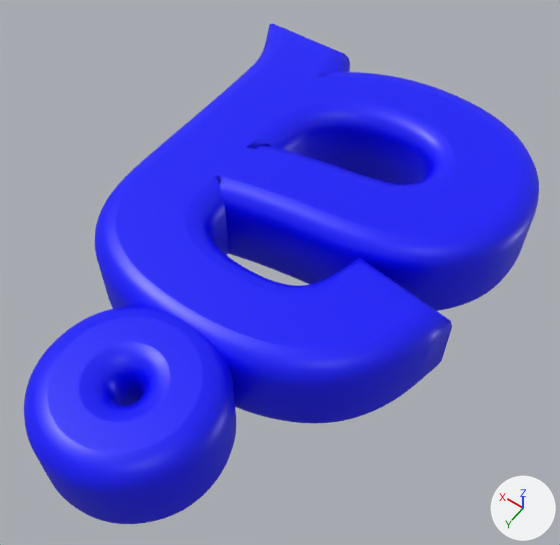
An edit to the glTF model 3dWords/fonts/glb/229.glb, drawn before and after from the same camera.
Camera for both pictures: a 50 mm lens placed at (-0.196, 1.347, 1.26), pointed at (0.384, 0.535, -0.017). The lights are fixed; the arrows at lower right show +X, +Y and +Z. Vertices at the same position are counted once.

In view in the first picture: 'texto'.
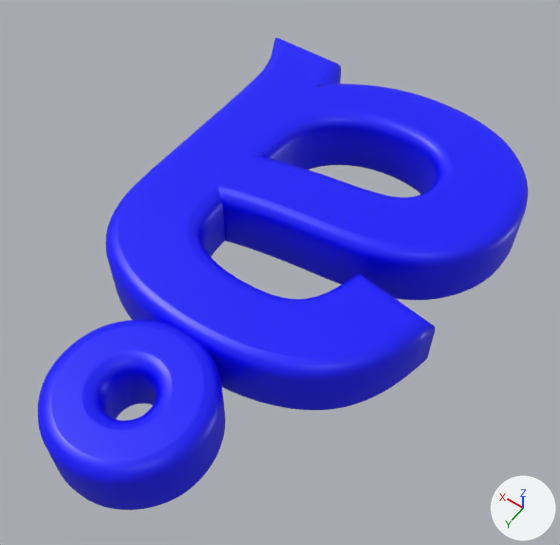
Changed parts and their boxes (x1, y1, x2, y2) in the pictures (560 x 545 px):
'texto', reshaped: before (24, 24, 539, 524); after (38, 38, 528, 510)
part 1 of me_texto_161, rebuilt (7% shorter): before (95, 24, 539, 423); after (106, 38, 528, 410)
part 2 of me_texto_161, rebuilt (12% narrower, 13% shorter): before (24, 306, 236, 524); after (38, 320, 225, 510)

The change in detail:
me_texto_161 is used by ob_texto; location (0.0, 0.0, 0.0).
me_texto_161 had 5920 vertices, 11840 faces and spanned x 0.003..0.838, y -0.067..1.138, z -0.11..0.11.
me_texto_161 now has 5920 vertices, 11840 faces and spans x 0.023..0.805, y -0.047..1.118, z -0.08..0.08.
me_texto_161 part 1: the loose piece of 4000 vertices spanning x 0.003..0.838, y -0.067..0.829, z -0.11..0.11 is rebuilt with 4000 vertices and now spans x 0.023..0.805, y -0.047..0.809, z -0.08..0.08.
me_texto_161 part 2: the loose piece of 1920 vertices spanning x 0.225..0.583, y 0.775..1.138, z -0.11..0.11 is rebuilt with 1920 vertices and now spans x 0.245..0.563, y 0.795..1.118, z -0.08..0.08.
